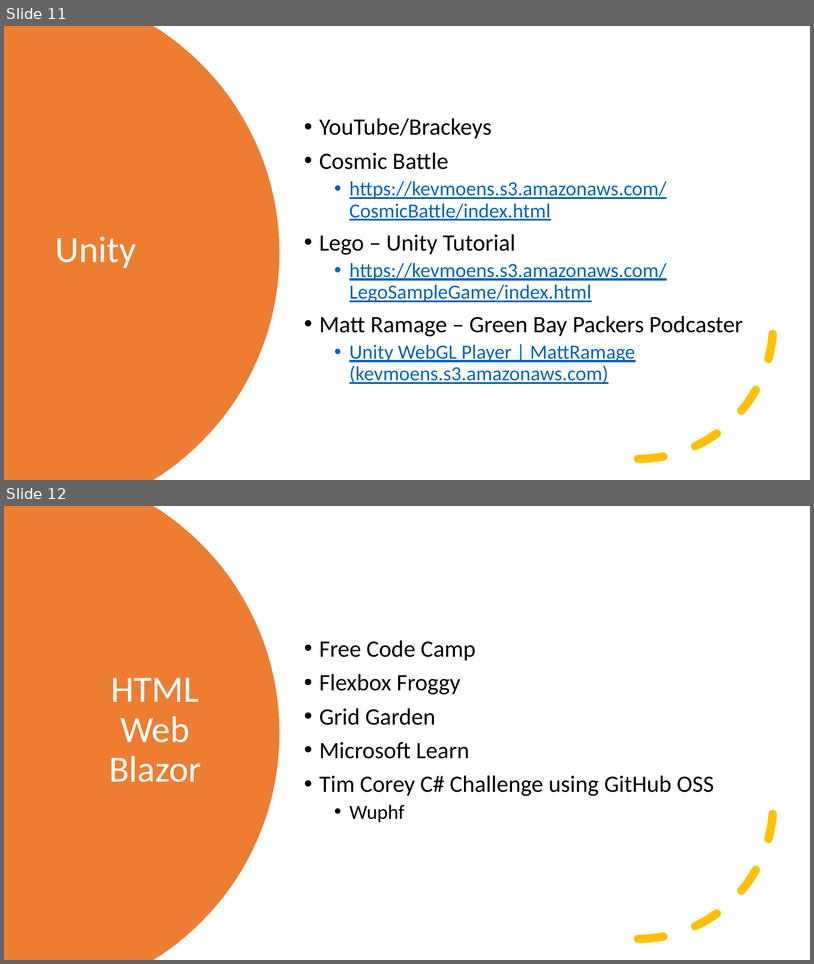
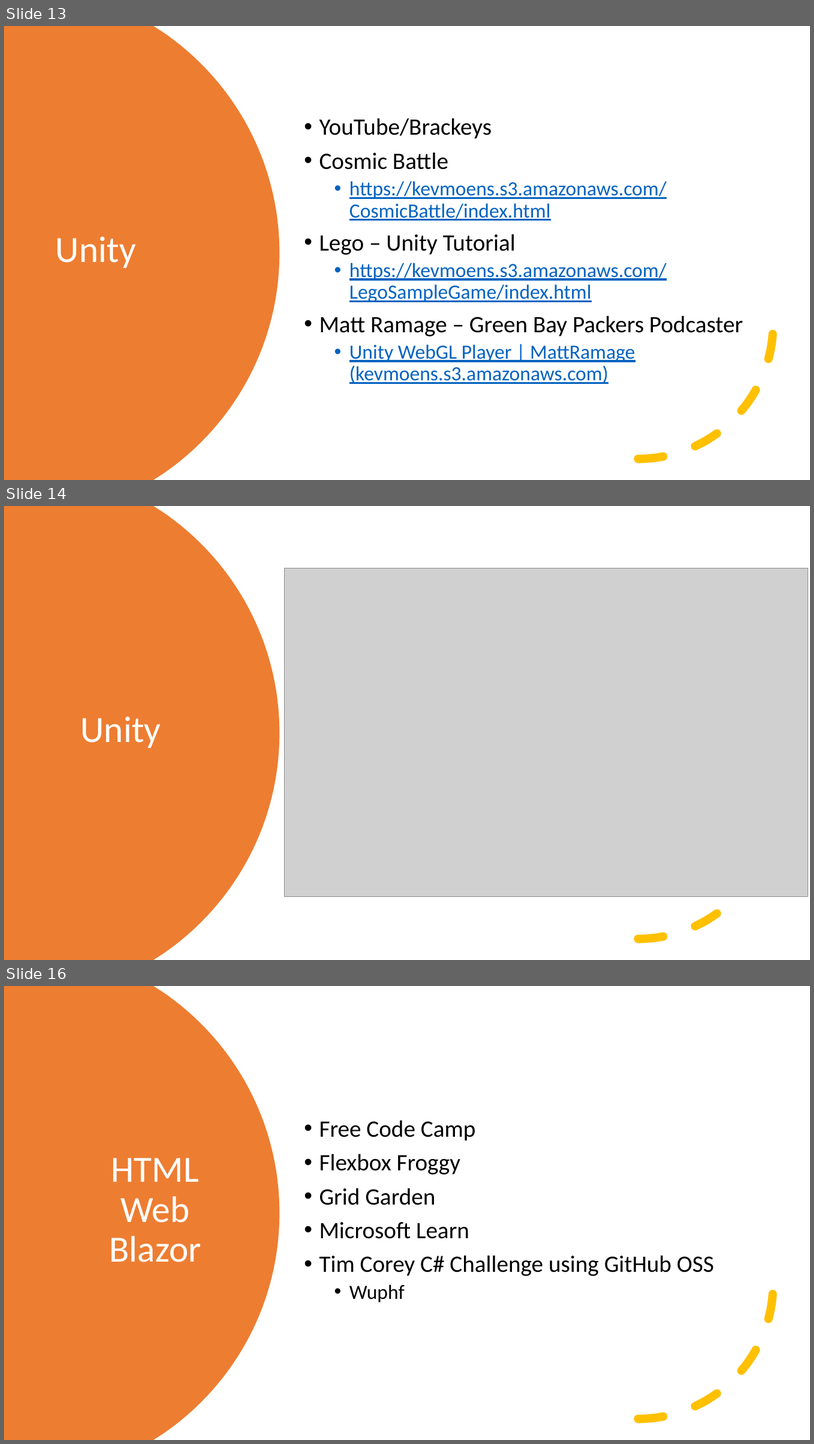
Before and after one commit to kevmoens/ThatConference2022, a slide deck: ThatConference2022.pptx. Shown one above the other, each under a label of ours: slides 11 and 12 before the commit, slides 13, 14 and 16 after it; the slides between them are not shown. The pictures are 814x964 and 814x1444 pixels, drawn with LibreOffice and Linux fonts; fonts in the diff are those of the drawing; grey boxes stand for pictures. Boxes give left, top, right and bottom in pixels: in the first picture for what was removed or moved away, otherwise in the second. Text is boxed around its words. In the diff, an @@ line names an element or a change of style, - is before the commit and + after.

```diff
--- a/ThatConference2022.pptx
+++ b/ThatConference2022.pptx
@@ slide 14 added at (4, 506, 810, 960), background #FFFFFF @@
@@ freeform shape added at (4, 506, 280, 960), fill #ED7D31 @@
@@ picture added at (285, 568, 809, 896) @@
@@ arc (boxed as its full ellipse) added at (504, 669, 774, 939), outline #FFC000 10 pt dashed @@
@@ title added at (80, 716, 161, 748), 44 pt, text #FFFFFF @@
+Unity
@@ what was slide 11 is now slide 13 @@
@@ what was slide 12 is now slide 16 @@
```
Also in this commit, not shown: 2 slides changed, 3 other slides added.
